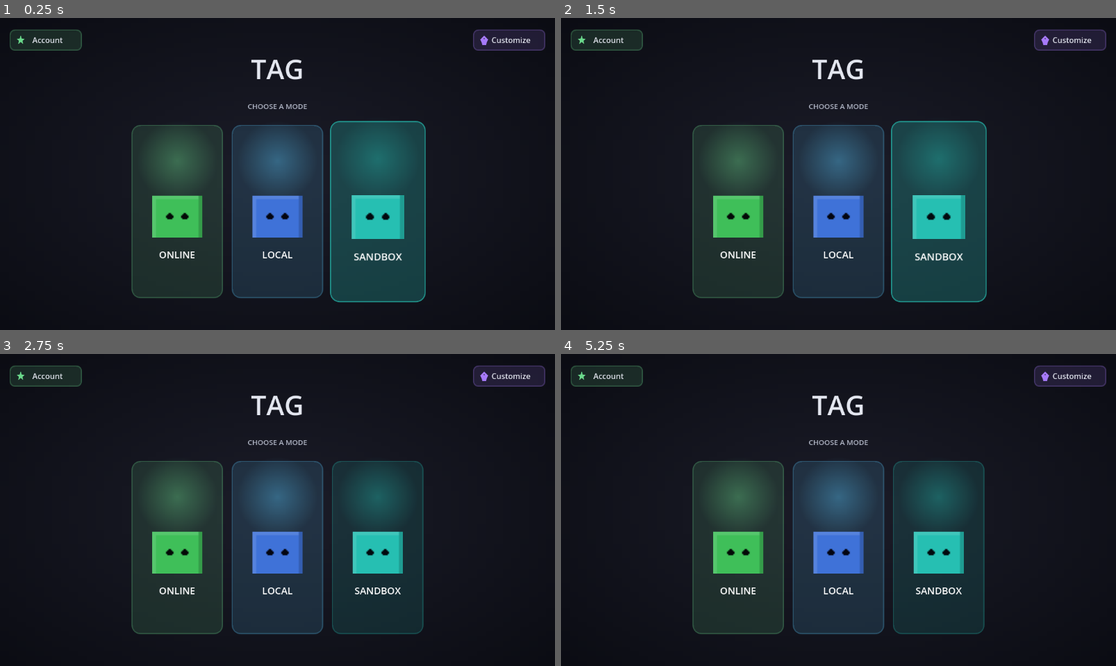
Above: before the commit, frames 1-4 (two rows, left to right).
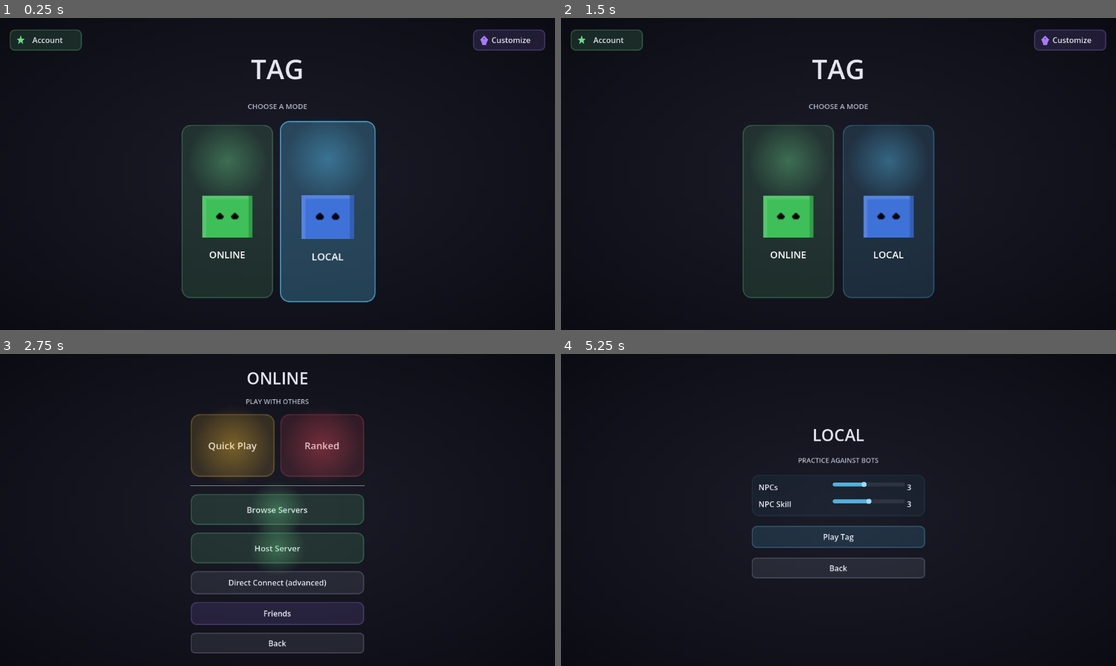
Above: after the commit, the same moments.

Repository: SumDumIdiut/tag
Game: Godot game, scene res://main/bootstrap.tscn
Same seed, same stepped clock (60 frames per second), same inputs: the game is played once before the commit and once after it.
Inputs (mouse positions are in pixels of both pictures, inside the frame that each line leads up to):
- Up to frame 1 (0.25 s): no input
- Up to frame 2 (1.5 s): click (738, 211) at 0.52 s; click (838, 276) at 1.25 s, where only the run before the commit has a clickable "Back"
- Up to frame 3 (2.75 s): click (227, 547) at 2.02 s
- Up to frame 4 (5.25 s): click (838, 644) at 2.75 s, where only the run after the commit has a clickable "Back"; click (838, 547) at 3.52 s; click (838, 569) at 4.25 s, where only the run before the commit has a clickable "Back"; click (888, 547) at 5.02 s

The runs differ from the first frame. In frame 1, 22% of the frame differs, in the area x 23-77%, y 32-92%; in frame 2, 21%; in frame 3, 26%, in the area x 1-99%, y 3-96%; in frame 4, 23%.

Commit message:
Remove Sandbox mode, restyle Online/Local submenus to match the main menu
Sandbox's own scene (movement_test.tscn/.gd) had no other referrers
anywhere in the project -- deleted outright along with its MODES entry
rather than leaving orphaned files behind.

Online's submenu (Quick Play/Ranked/Browse/Host/Direct Connect/Friends)
used plain thin-bordered buttons, visually disconnected from the glowing
card treatment the top-level mode bars use one screen up. Quick Play and
Ranked now get the same glow-behind-the-card look (factored the mode
bars' own glow_texture() out of main_menu.gd into UIStyle so both share
one implementation), sized and worded like real destinations rather than
compact menu rows; Browse Servers/Host Server get a lighter version of
the same treatment; Direct Connect/Friends/Back stay a plainer secondary
tier, preserving the visual hierarchy.

Also fixes Local's NPC count/skill sliders, which were still using
Godot's default light-gray/white theme (the same "white bar" issue
already fixed for the Art Tool's opacity slider earlier this session) --
now styled via UIStyle.style_slider to match the rest of the screen.

Diff:
--- a/game/main/local_menu.gd
+++ b/game/main/local_menu.gd
@@ -14,6 +14,8 @@
 	$VBox/SettingsPanel.add_theme_stylebox_override("panel", UIStyle.panel_box(UIStyle.COLOR_LOCAL))
 	UIStyle.style_button(start_button, UIStyle.COLOR_LOCAL)
 	UIStyle.style_back_button(back_button)
+	UIStyle.style_slider(npc_count_slider, UIStyle.COLOR_LOCAL)
+	UIStyle.style_slider(skill_slider, UIStyle.COLOR_LOCAL)
 
 	npc_count_slider.value = GameSettings.npc_count
 	skill_slider.value = GameSettings.npc_skill
--- a/game/main/main_menu.gd
+++ b/game/main/main_menu.gd
@@ -8,19 +8,17 @@
 const GameAssetUpdaterScript := preload("res://net/game_asset_updater.gd")
 const GameAssetUpdatePromptScene := preload("res://ui/game_asset_update_prompt.gd")
 
-# Three top-level destinations, each fanning out to its own related
-# sub-screens instead of a flat list of five unrelated modes: ONLINE now
-# covers everything network-related (quick play, ranked, browse/host/direct
-# connect -- see online_menu.tscn), LOCAL is bot practice, SANDBOX is the
-# raw movement-testing arena (movement_test.tscn), promoted out of Local's
-# menu to stand on its own. Shop doesn't fit "a mode to play" so it isn't
-# one of the three bars -- see the small corner button built in _ready()
-# instead. skin/hat pick which real in-game character (see CharacterPreview)
-# fronts each bar -- built-in skin colors line up 1:1 with the bar accents.
+# Two top-level destinations, each fanning out to its own related
+# sub-screens instead of a flat list of unrelated modes: ONLINE covers
+# everything network-related (quick play, ranked, browse/host/direct
+# connect -- see online_menu.tscn), LOCAL is bot practice. Shop doesn't fit
+# "a mode to play" so it isn't one of the bars -- see the small corner
+# button built in _ready() instead. skin/hat pick which real in-game
+# character (see CharacterPreview) fronts each bar -- built-in skin colors
+# line up 1:1 with the bar accents.
 const MODES := [
 	{"key": "online", "label": "ONLINE", "icon": "globe", "color": UIStyle.COLOR_ONLINE, "skin": "green", "hat": "", "scene": "res://main/online_menu.tscn"},
 	{"key": "local", "label": "LOCAL", "icon": "controller", "color": UIStyle.COLOR_LOCAL, "skin": "blue", "hat": "", "scene": "res://main/local_menu.tscn"},
-	{"key": "sandbox", "label": "SANDBOX", "icon": "box", "color": UIStyle.COLOR_SANDBOX, "skin": "teal", "hat": "", "scene": "res://main/movement_test.tscn"},
 ]
 
 const BAR_SIZE := Vector2(190, 360)
@@ -122,7 +120,7 @@
 	# before the hover animation kicks in.
 	var glow := TextureRect.new()
 	glow.mouse_filter = Control.MOUSE_FILTER_IGNORE
-	glow.texture = _glow_texture(color)
+	glow.texture = UIStyle.glow_texture(color)
 	glow.stretch_mode = TextureRect.STRETCH_SCALE
 	glow.set_anchors_preset(Control.PRESET_CENTER_TOP)
 	glow.position = Vector2(-85, -10)
@@ -157,18 +155,6 @@
 	layout.add_child(label)
 
 	return btn
-
-func _glow_texture(color: Color) -> GradientTexture2D:
-	var grad := Gradient.new()
-	grad.colors = PackedColorArray([Color(color.r, color.g, color.b, 0.35), Color(color.r, color.g, color.b, 0.0)])
-	var tex := GradientTexture2D.new()
-	tex.gradient = grad
-	tex.fill = GradientTexture2D.FILL_RADIAL
-	tex.fill_from = Vector2(0.5, 0.5)
-	tex.fill_to = Vector2(1.0, 0.5)
-	tex.width = 170
-	tex.height = 170
-	return tex
 
 ## A small persistent button, not one of the three mode bars -- customizing
 ## your character isn't itself "a mode to play," it's available no matter
--- a/game/main/movement_test.gd
+++ /dev/null
@@ -1,35 +0,0 @@
-extends Node2D
-
-# Single-player Celeste-movement sandbox: a box with a few platforms to test
-# the full moveset (coyote time, jump buffer, variable jump height, wall
-# jump, wall-jump proximity, dash, dash-jump, super wall jump, climbing).
-
-@onready var player: Player = $Player
-@onready var hud: Label = $HUD
-
-func _ready() -> void:
-	player.get_node("Camera2D").enabled = true
-	player.get_node("Camera2D").make_current()
-
-func _physics_process(delta: float) -> void:
-	var input := {
-		"move_dir": Vector2(
-			Input.get_action_strength("move_right") - Input.get_action_strength("move_left"),
-			Input.get_action_strength("move_down") - Input.get_action_strength("move_up")
-		),
-		"jump_pressed": Input.is_action_just_pressed("jump"),
-		"jump_held": Input.is_action_pressed("jump"),
-		"dash_pressed": Input.is_action_just_pressed("dash"),
-		"climb_held": Input.is_action_pressed("climb"),
-	}
-	player.apply_input(input, delta)
-	hud.text = "pos: %s\nvel: %s\non_floor: %s  on_wall: %s  dashing: %s\nclimbing: %s  stamina: %d  dash_available: %s" % [
-		player.position.round(),
-		player.velocity.round(),
-		player.is_on_floor(),
-		player.is_on_wall_only(),
-		player.is_dashing,
-		player.is_climbing,
-		player.stamina,
-		player.dash_available,
-	]
--- a/game/main/movement_test.tscn
+++ /dev/null
@@ -1,24 +0,0 @@
-[gd_scene load_steps=5 format=3]
-
-[ext_resource type="Script" path="res://main/movement_test.gd" id="1"]
-[ext_resource type="PackedScene" path="res://levels/test_arena.tscn" id="2"]
-[ext_resource type="PackedScene" path="res://player/player.tscn" id="3"]
-[ext_resource type="PackedScene" path="res://ui/pause_menu.tscn" id="4"]
-
-[node name="MovementTest" type="Node2D"]
-script = ExtResource("1")
-
-[node name="TestArena" parent="." instance=ExtResource("2")]
-
-[node name="Player" parent="." instance=ExtResource("3")]
-position = Vector2(-650, 260)
-
-[node name="HUD" type="Label" parent="."]
-offset_left = 16.0
-offset_top = 16.0
-offset_right = 400.0
-offset_bottom = 100.0
-theme_override_colors/font_color = Color(1, 1, 1, 1)
-theme_override_font_sizes/font_size = 16
-
-[node name="PauseMenu" parent="." instance=ExtResource("4")]
--- a/game/main/online_menu.gd
+++ b/game/main/online_menu.gd
@@ -14,12 +14,26 @@
 	# Quick Play/Ranked keep their own identity color (matching their main
 	# menu bar, back when they had one) even though they now live one level
 	# under Online's own green -- they're still visually "their own thing,"
-	# just reached from here instead of the top level.
-	UIStyle.style_button(quick_play_button, UIStyle.COLOR_QUICKPLAY)
-	UIStyle.style_button(ranked_button, UIStyle.COLOR_RANKED)
-	UIStyle.style_button(browse_button, UIStyle.COLOR_ONLINE)
-	UIStyle.style_button(host_button, UIStyle.COLOR_ONLINE)
-	UIStyle.style_button(direct_connect_button, UIStyle.COLOR_NEUTRAL)
+	# just reached from here instead of the top level. Same glow-card
+	# treatment the top-level mode bars use (see main_menu.gd's _build_bar)
+	# for the two primary destinations here, so this screen reads as a
+	# continuation of that same visual language instead of a plainer
+	# generic-button screen one level in.
+	UIStyle.style_button(quick_play_button, UIStyle.COLOR_QUICKPLAY, 18)
+	UIStyle.style_button(ranked_button, UIStyle.COLOR_RANKED, 18)
+	_add_card_glow(quick_play_button, UIStyle.COLOR_QUICKPLAY)
+	_add_card_glow(ranked_button, UIStyle.COLOR_RANKED)
+	_enlarge_label(quick_play_button, 20)
+	_enlarge_label(ranked_button, 20)
+
+	UIStyle.style_button(browse_button, UIStyle.COLOR_ONLINE, 14)
+	UIStyle.style_button(host_button, UIStyle.COLOR_ONLINE, 14)
+	_add_card_glow(browse_button, UIStyle.COLOR_ONLINE, 120)
+	_add_card_glow(host_button, UIStyle.COLOR_ONLINE, 120)
+	_enlarge_label(browse_button, 17)
+	_enlarge_label(host_button, 17)
+
+	UIStyle.style_button(direct_connect_button, UIStyle.COLOR_NEUTRAL, 12)
 	UIStyle.style_back_button(back_button)
 
 	quick_play_button.pressed.connect(_on_quick_play_pressed)
@@ -30,14 +44,36 @@
 	back_button.pressed.connect(_on_back_pressed)
 	_build_friends_button()
 
+## Same soft radial glow the top-level mode bars sit on top of, centered
+## behind whatever's already in the button rather than positioned for one
+## specific fixed size -- online_menu's cards aren't all the same
+## dimensions the way the three mode bars are.
+func _add_card_glow(btn: Button, color: Color, size: int = 170) -> void:
+	var glow := TextureRect.new()
+	glow.mouse_filter = Control.MOUSE_FILTER_IGNORE
+	glow.texture = UIStyle.glow_texture(color, size)
+	glow.stretch_mode = TextureRect.STRETCH_SCALE
+	glow.set_anchors_preset(Control.PRESET_CENTER)
+	glow.position = Vector2(-size / 2.0, -size / 2.0)
+	glow.custom_minimum_size = Vector2(size, size)
+	glow.size = Vector2(size, size)
+	btn.add_child(glow)
+	btn.move_child(glow, 0)
+
+## Button.text alone stays at the theme's default size -- these cards are
+## big enough now that the stock size reads small/lost in the middle of
+## them, unlike the original compact buttons this replaced.
+func _enlarge_label(btn: Button, font_size: int) -> void:
+	btn.add_theme_font_size_override("font_size", font_size)
+
 ## Built in code rather than added to the .tscn -- inserted right before
 ## Back, same "extend an existing hand-authored screen without touching its
 ## node tree" approach the Art Tool's later pages already used.
 func _build_friends_button() -> void:
 	var friends_button := Button.new()
 	friends_button.text = "Friends"
-	friends_button.custom_minimum_size = back_button.custom_minimum_size
-	UIStyle.style_button(friends_button, UIStyle.COLOR_SHOP)
+	friends_button.custom_minimum_size = direct_connect_button.custom_minimum_size
+	UIStyle.style_button(friends_button, UIStyle.COLOR_SHOP, 12)
 	friends_button.pressed.connect(func(): get_tree().change_scene_to_file("res://main/friends_menu.tscn"))
 	var vbox: VBoxContainer = back_button.get_parent()
 	vbox.add_child(friends_button)
--- a/game/main/online_menu.tscn
+++ b/game/main/online_menu.tscn
@@ -21,9 +21,9 @@
 anchor_right = 0.5
 anchor_bottom = 0.5
 offset_left = -180.0
-offset_top = -220.0
+offset_top = -290.0
 offset_right = 180.0
-offset_bottom = 220.0
+offset_bottom = 290.0
 theme_override_constants/separation = 16
 
 [node name="Title" type="Label" parent="VBox"]
@@ -46,13 +46,15 @@
 [node name="QuickPlayButton" type="Button" parent="VBox/MatchmakingRow"]
 layout_mode = 2
 size_flags_horizontal = 3
-custom_minimum_size = Vector2(0, 56)
+custom_minimum_size = Vector2(0, 130)
+clip_contents = true
 text = "Quick Play"
 
 [node name="RankedButton" type="Button" parent="VBox/MatchmakingRow"]
 layout_mode = 2
 size_flags_horizontal = 3
-custom_minimum_size = Vector2(0, 56)
+custom_minimum_size = Vector2(0, 130)
+clip_contents = true
 text = "Ranked"
 
 [node name="Divider" type="HSeparator" parent="VBox"]
@@ -60,17 +62,19 @@
 
 [node name="BrowseButton" type="Button" parent="VBox"]
 layout_mode = 2
-custom_minimum_size = Vector2(0, 44)
+custom_minimum_size = Vector2(0, 64)
+clip_contents = true
 text = "Browse Servers"
 
 [node name="HostButton" type="Button" parent="VBox"]
 layout_mode = 2
-custom_minimum_size = Vector2(0, 44)
+custom_minimum_size = Vector2(0, 64)
+clip_contents = true
 text = "Host Server"
 
 [node name="DirectConnectButton" type="Button" parent="VBox"]
 layout_mode = 2
-custom_minimum_size = Vector2(0, 40)
+custom_minimum_size = Vector2(0, 48)
 text = "Direct Connect (advanced)"
 
 [node name="BackButton" type="Button" parent="VBox"]
--- a/game/ui/ui_style.gd
+++ b/game/ui/ui_style.gd
@@ -133,6 +133,23 @@
 	slider.add_theme_icon_override("grabber_highlight", dot_tex)
 	slider.add_theme_icon_override("grabber_disabled", dot_tex)
 
+## A soft radial glow, fading from the given color to fully transparent --
+## originally main_menu.gd's own private helper for the mode bars' behind-
+## the-portrait glow; factored out here so any other screen wanting that
+## same "this card is alive" treatment (see online_menu.gd) doesn't need
+## its own copy.
+static func glow_texture(color: Color, size: int = 170) -> GradientTexture2D:
+	var grad := Gradient.new()
+	grad.colors = PackedColorArray([Color(color.r, color.g, color.b, 0.35), Color(color.r, color.g, color.b, 0.0)])
+	var tex := GradientTexture2D.new()
+	tex.gradient = grad
+	tex.fill = GradientTexture2D.FILL_RADIAL
+	tex.fill_from = Vector2(0.5, 0.5)
+	tex.fill_to = Vector2(1.0, 0.5)
+	tex.width = size
+	tex.height = size
+	return tex
+
 ## A translucent bordered panel background -- used for roster lists, server
 ## lists, cards, and other content wells that need to visually separate
 ## from the backdrop without competing with buttons for attention.
Not shown, removed: game/main/movement_test.gd.uid
Not shown, changed: README.md
